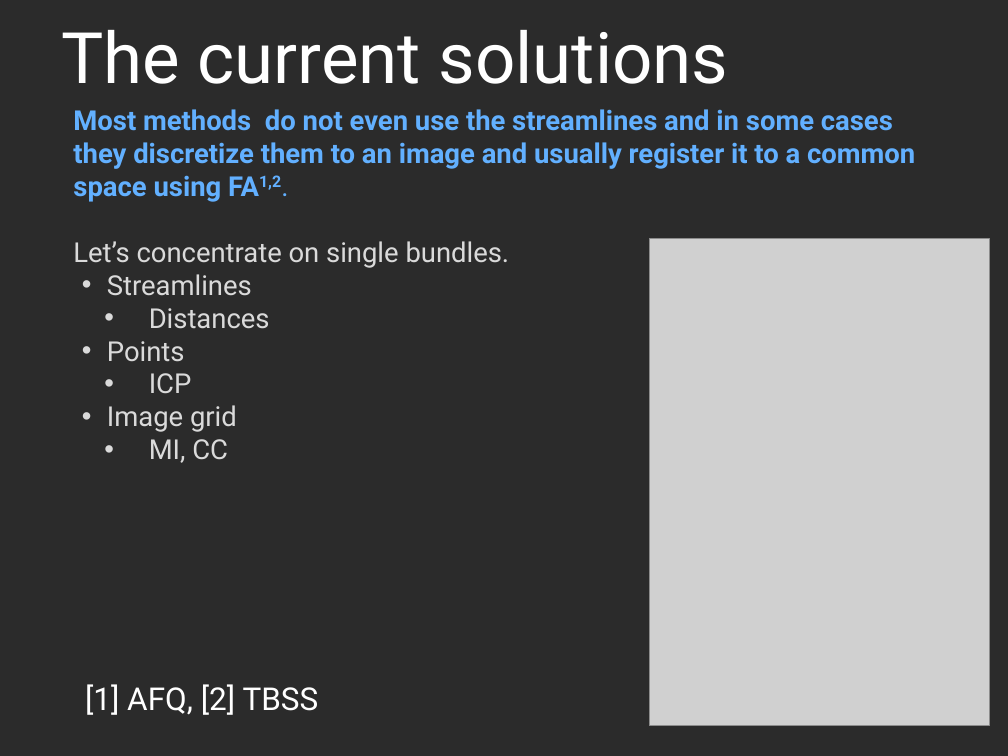
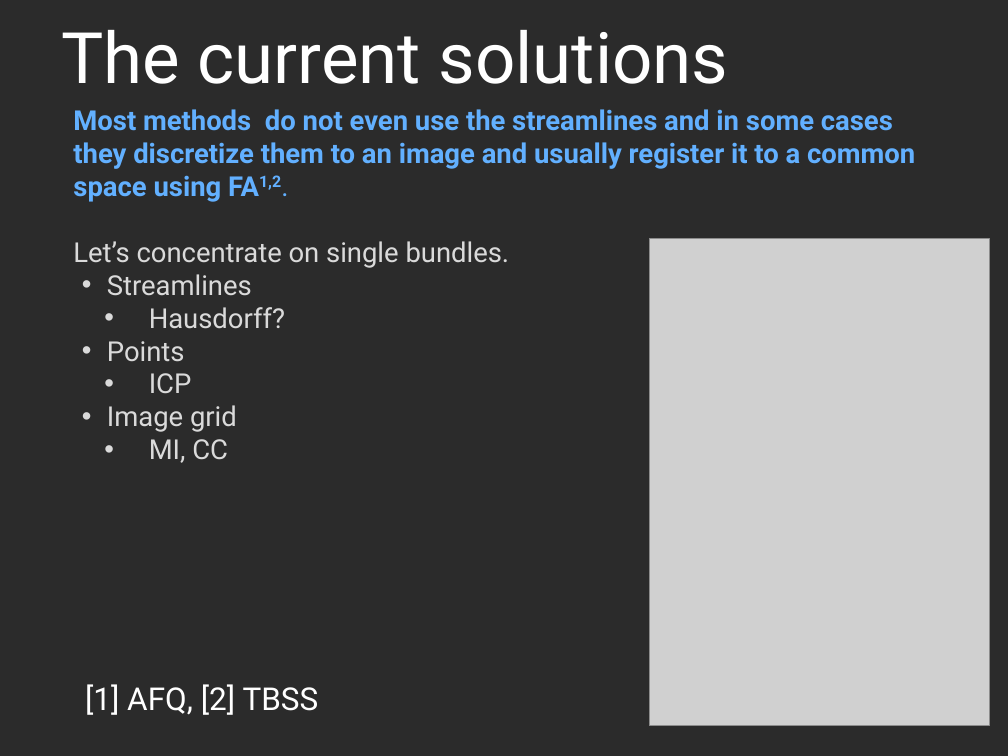
Before and after one commit to Garyfallidis/meta_didaktoriko, a slide deck: slide 3 of ismrm2014/oral/bundle_alignment.ppt. Drawn at 1008x756 pixels with LibreOffice and Linux fonts; fonts in the diff are those of the drawing; grey boxes stand for pictures; background and template pictures are left out; a plain dark background stands for a picture behind light text. Boxes give left, top, right and bottom in pixels: in the first picture for what was removed or moved away, otherwise in the second. Text is boxed around its words. In the diff, an @@ line names an element or a change of style, - is before the commit and + after.

Commit message:
Updated ppt

```diff
--- a/ismrm2014/oral/bundle_alignment.ppt
+++ b/ismrm2014/oral/bundle_alignment.ppt
@@ text at [149, 307, 285, 329]: text changed @@
-  • Distances
+  • Hausdorff?
```
Also in this commit, not shown: 4 slides added, 3 other files.
